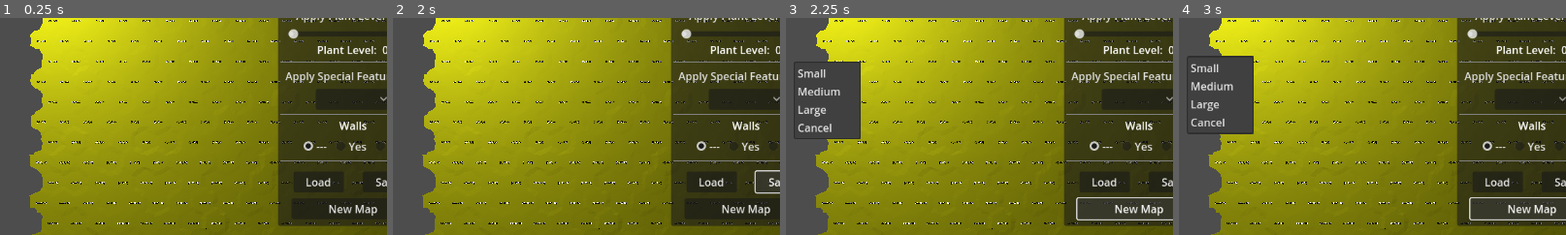
Above: before the commit, frames 1-4 (left to right).
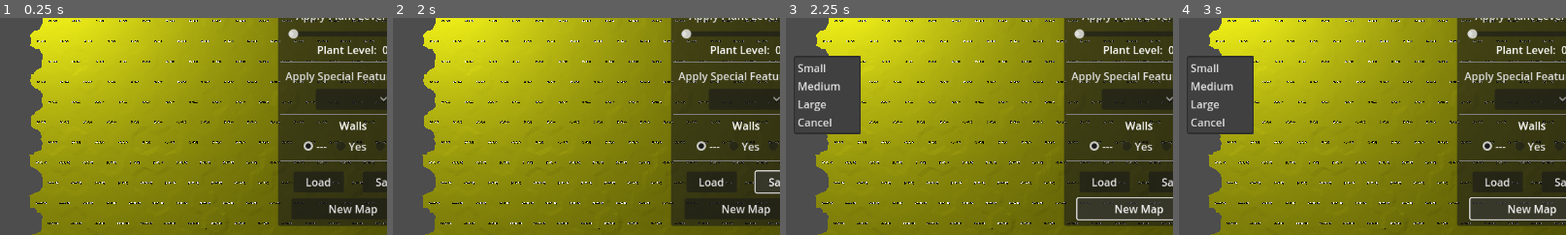
Above: after the commit, the same moments.

Repository: davepruitt/hex_map_godot
Game: Godot game, scene res://scenes/main.tscn
The game is run twice, just before and just after one commit, with the same random seed, the same clock (stepped at 60 frames per second) and the same inputs.
Inputs:
- Up to frame 1 (0.25 s): no input
- Up to frame 2 (2 s): click "Load" at 0.5 s; click "Save" at 1.25 s
- Up to frame 3 (2.25 s): click "New Map" at 2 s
- Up to frame 4 (3 s): click "New Map" at 2.75 s
The pictures show only the part of the screen within x 45-95%, y 32-82%; the shares and areas given below are measured in that part.

Frames 1-2 are identical in both runs. In frame 3, 1.8% of the frame differs, in the area x 2-20%, y 17-56%; in frame 4, nothing differs.
Error before the commit: Cannot call method 'get_32' on a null value. (res://scripts/main.gd:341)

Commit message:
Finished implementing saving and loading files - added file dialogs. Currently using the system file dialogs to allow the user to select a file to save/load. Finished tutorial 13.

Diff:
--- a/hex_project_godot/scenes/main.tscn
+++ b/hex_project_godot/scenes/main.tscn
@@ -556,6 +556,7 @@
 
 [node name="PopupMenu" type="PopupMenu" parent="CanvasLayer"]
 initial_position = 1
+size = Vector2i(100, 116)
 item_count = 4
 item_0/text = "Small"
 item_1/text = "Medium"
@@ -564,6 +565,18 @@
 item_2/id = 2
 item_3/text = "Cancel"
 item_3/id = 3
+
+[node name="SaveFileDialog" type="FileDialog" parent="CanvasLayer"]
+size = Vector2i(303, 180)
+access = 1
+use_native_dialog = true
+
+[node name="LoadFileDialog" type="FileDialog" parent="CanvasLayer"]
+title = "Open a File"
+ok_button_text = "Open"
+file_mode = 0
+access = 1
+use_native_dialog = true
 
 [connection signal="pressed" from="CanvasLayer/PanelContainer/VBoxContainer/GridContainer/CheckBox_NoColor" to="." method="_on_check_box_no_color_pressed"]
 [connection signal="pressed" from="CanvasLayer/PanelContainer/VBoxContainer/GridContainer/CheckBox_ColorYellow" to="." method="_on_check_box_color_yellow_pressed"]
@@ -598,3 +611,7 @@
 [connection signal="pressed" from="CanvasLayer/PanelContainer2/MarginContainer/VBoxContainer/MarginContainer4/GridContainer/SaveButton" to="." method="_on_save_button_pressed"]
 [connection signal="pressed" from="CanvasLayer/PanelContainer2/MarginContainer/VBoxContainer/MarginContainer5/NewMapButton" to="." method="_on_new_map_button_pressed"]
 [connection signal="index_pressed" from="CanvasLayer/PopupMenu" to="." method="_on_popup_menu_index_pressed"]
+[connection signal="canceled" from="CanvasLayer/SaveFileDialog" to="." method="_on_save_file_dialog_canceled"]
+[connection signal="file_selected" from="CanvasLayer/SaveFileDialog" to="." method="_on_save_file_dialog_file_selected"]
+[connection signal="canceled" from="CanvasLayer/LoadFileDialog" to="." method="_on_load_file_dialog_canceled"]
+[connection signal="file_selected" from="CanvasLayer/LoadFileDialog" to="." method="_on_load_file_dialog_file_selected"]
--- a/hex_project_godot/scripts/main.gd
+++ b/hex_project_godot/scripts/main.gd
@@ -72,6 +72,8 @@
 @onready var drop_down_special_feature := $CanvasLayer/PanelContainer2/MarginContainer/VBoxContainer/OptionButton_SpecialFeature
 
 @onready var new_map_popup_menu := $CanvasLayer/PopupMenu
+@onready var save_map_file_dialog := $CanvasLayer/SaveFileDialog
+@onready var load_map_file_dialog := $CanvasLayer/LoadFileDialog
 
 @onready var cameras: Array[Camera3D] = [
 	$HexMapCamera/Swivel/Stick/MainCamera,
@@ -314,42 +316,21 @@
 
 
 func _on_save_button_pressed() -> void:
-	#Set the path we will save to
-	var path: String = "user://test.map"
-
-	#Open the file for writing
-	var save_file: FileAccess = FileAccess.open(path, FileAccess.WRITE)
-
-	#File version
-	save_file.store_32(1)
-
-	#Save the hex grid
-	hex_grid.save_hex_grid(save_file)
-
-	#Close the file
-	save_file.close()
+	#Lock the cameras
+	main_camera_assembly.locked = true
+	debug_camera.locked = true
+
+	#Show the save file dialog
+	save_map_file_dialog.show()
 
 
 func _on_load_button_pressed() -> void:
-	#Set the path we will save to
-	var path: String = "user://test.map"
-
-	#Open the file for writing
-	var load_file: FileAccess = FileAccess.open(path, FileAccess.READ)
-
-	#Get the file version
-	var file_version: int = load_file.get_32()
-
-	#If the file version is 0...
-	if (file_version <= 1):
-		#Load the hex grid
-		hex_grid.load_hex_grid(load_file, file_version)
-
-		#Validate the position of the main camera
-		main_camera_assembly.validate_position()
-
-	#Close the file
-	load_file.close()
+	#Lock the cameras
+	main_camera_assembly.locked = true
+	debug_camera.locked = true
+
+	#Show the load file dialog
+	load_map_file_dialog.show()
 
 
 func _on_new_map_button_pressed() -> void:
@@ -380,6 +361,40 @@
 
 	#Validate the position of the main camera
 	main_camera_assembly.validate_position()
+
+
+func _on_save_file_dialog_file_selected(path: String) -> void:
+	#Save the map to the file that was chosen by the user
+	_save_map_file(path)
+
+	#Unlock the cameras
+	main_camera_assembly.locked = false
+	debug_camera.locked = false
+
+
+func _on_save_file_dialog_canceled() -> void:
+	#Unlock the cameras
+	main_camera_assembly.locked = false
+	debug_camera.locked = false
+
+
+func _on_load_file_dialog_file_selected(path: String) -> void:
+	#Load the map from the file chosen by the user
+	_load_map_file(path)
+
+	#Unlock the cameras
+	main_camera_assembly.locked = false
+	debug_camera.locked = false
+
+	#Validate the position of the main camera
+	main_camera_assembly.validate_position()
+
+
+func _on_load_file_dialog_canceled() -> void:
+	#Unlock the cameras
+	main_camera_assembly.locked = false
+	debug_camera.locked = false
+
 
 #endregion
 
@@ -596,4 +611,35 @@
 	_is_drag = false
 
 
+func _save_map_file (file_path_and_name: String) -> void:
+	#Open the file for writing
+	var save_file: FileAccess = FileAccess.open(file_path_and_name, FileAccess.WRITE)
+
+	#File version
+	save_file.store_32(1)
+
+	#Save the hex grid
+	hex_grid.save_hex_grid(save_file)
+
+	#Close the file
+	save_file.close()
+
+func _load_map_file (file_path_and_name: String) -> void:
+	#Open the file for writing
+	var load_file: FileAccess = FileAccess.open(file_path_and_name, FileAccess.READ)
+
+	#Get the file version
+	var file_version: int = load_file.get_32()
+
+	#If the file version is 0...
+	if (file_version <= 1):
+		#Load the hex grid
+		hex_grid.load_hex_grid(load_file, file_version)
+
+		#Validate the position of the main camera
+		main_camera_assembly.validate_position()
+
+	#Close the file
+	load_file.close()
+
 #endregion
